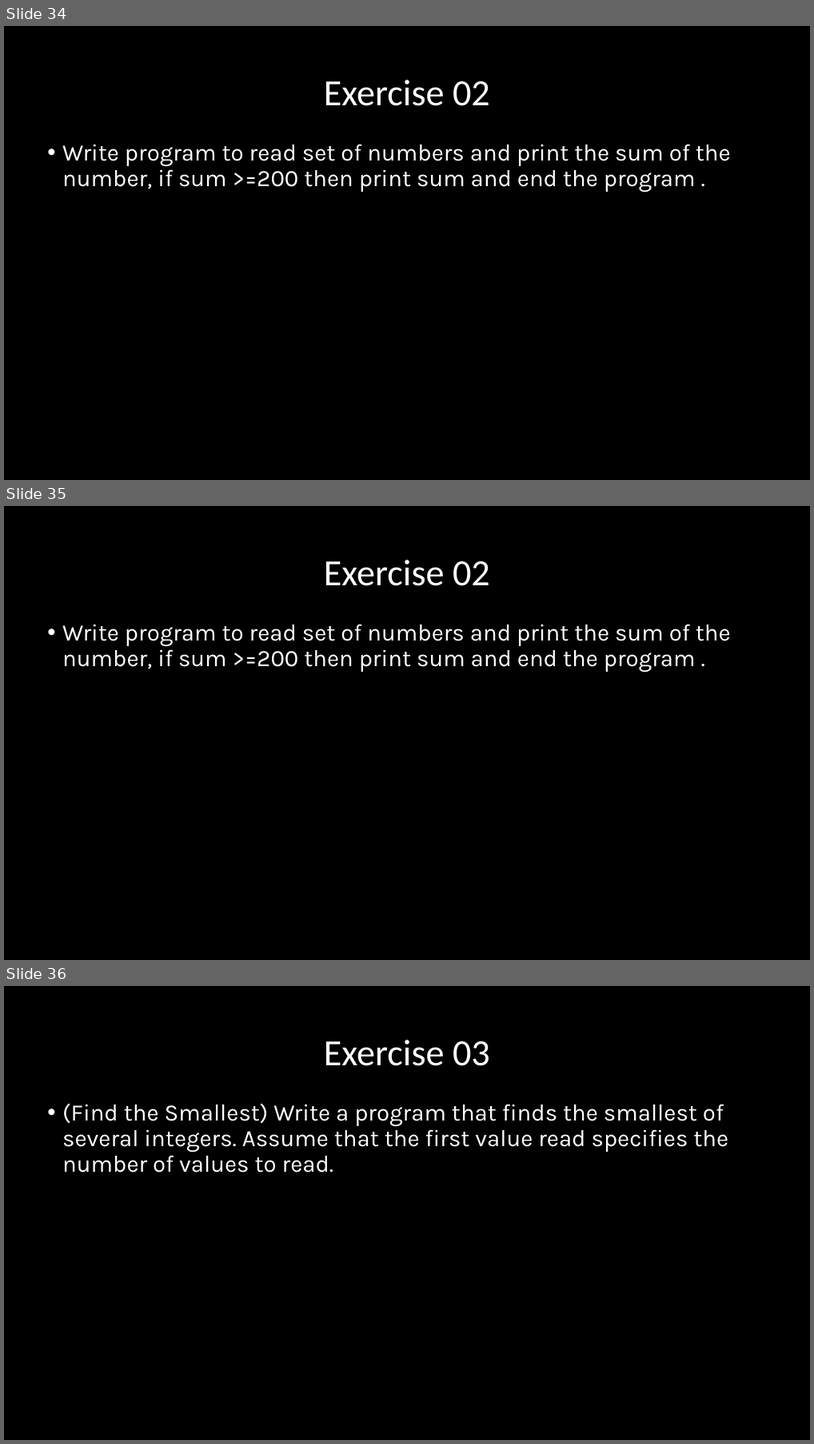
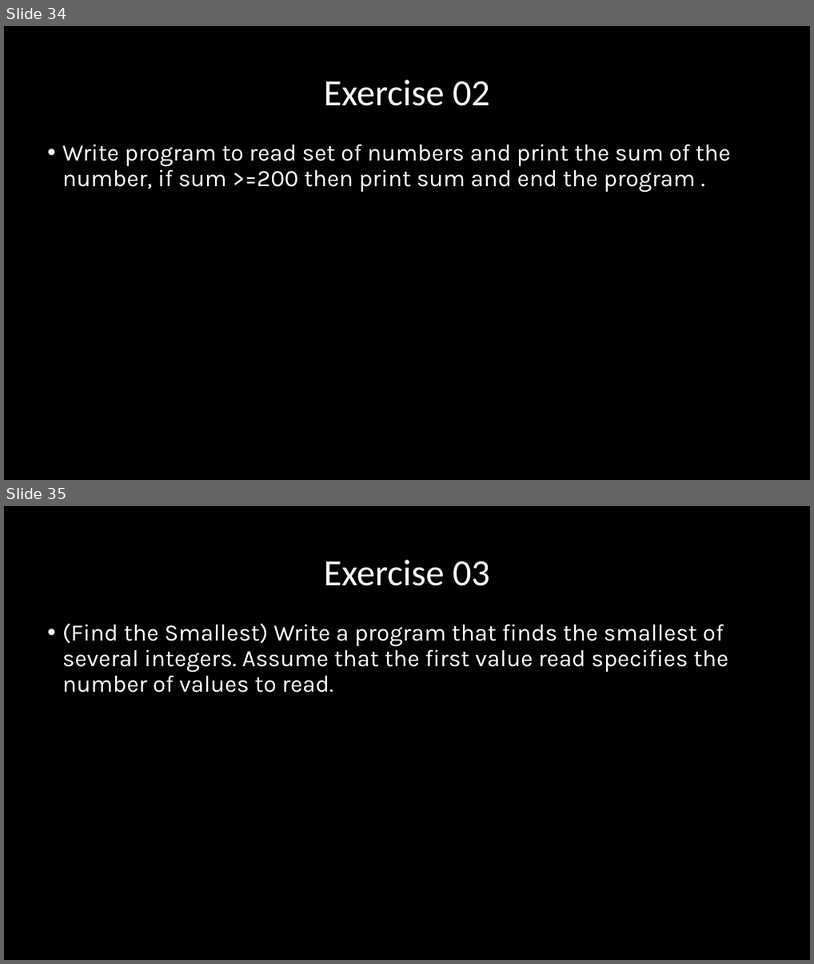
Before and after one commit to OmarAlmighty/FCI-Programming-Fundamentals, a slide deck: DAY 06.pptx. Shown one above the other, each under a label of ours: slides 34, 35 and 36 before the commit, slides 34 and 35 after it. The pictures are 814x1444 and 814x964 pixels, drawn with LibreOffice and Linux fonts; fonts in the diff are those of the drawing. Boxes give left, top, right and bottom in pixels: in the first picture for what was removed or moved away, otherwise in the second. Text is boxed around its words. In the diff, an @@ line names an element or a change of style, - is before the commit and + after.

Commit message:
Added New Exercises

```diff
--- a/DAY 06.pptx
+++ b/DAY 06.pptx
@@ slide 35 removed at [4,506,810,960], background #000000 @@
@@ title removed at [324,560,490,586] @@
-Exercise 02
@@ text removed at [62,624,731,672] @@
-• Write program to read set of numbers and print the sum of the number, if sum >=200 then print sum and end the program .
@@ what was slide 36 is now slide 35 @@
```
Also in this commit, not shown: 5 slides changed, 7 slides added, 1 other slide removed.
